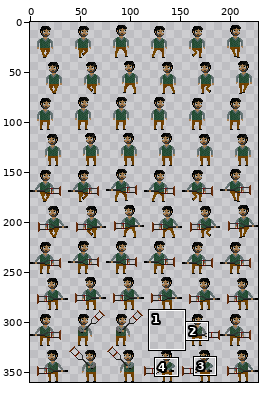
One commit to this sprite sheet: www/img/player.png. The first picture is a wide view before the edit; the outline marks the close-up.
Close-up. The starting point:
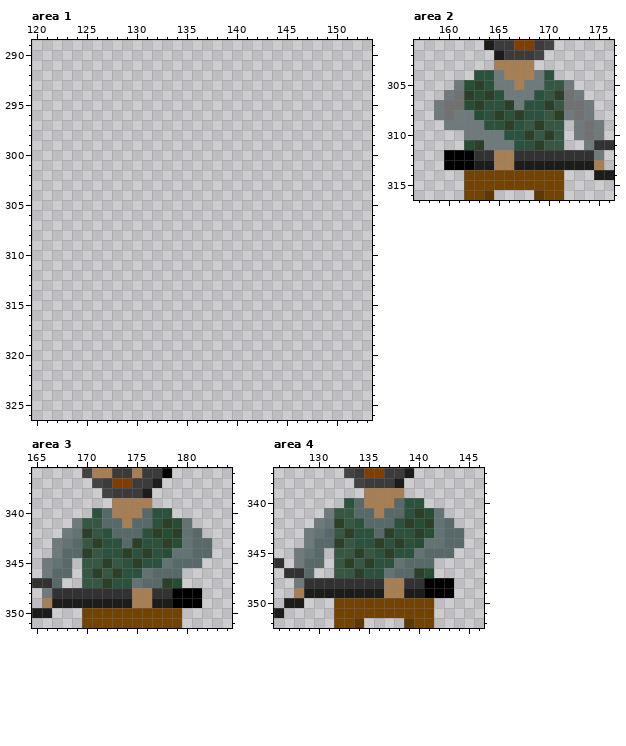
The file is 228x360 pixels. Colours within 5 levels of each other are drawn and written as one. Shown: area 1: x 120..153, y 289..326; area 2: x 157..176, y 301..316; area 3: x 165..184, y 336..351; area 4: x 126..146, y 337..352. The commit also changed other parts of the picture, which this record leaves out.
After:
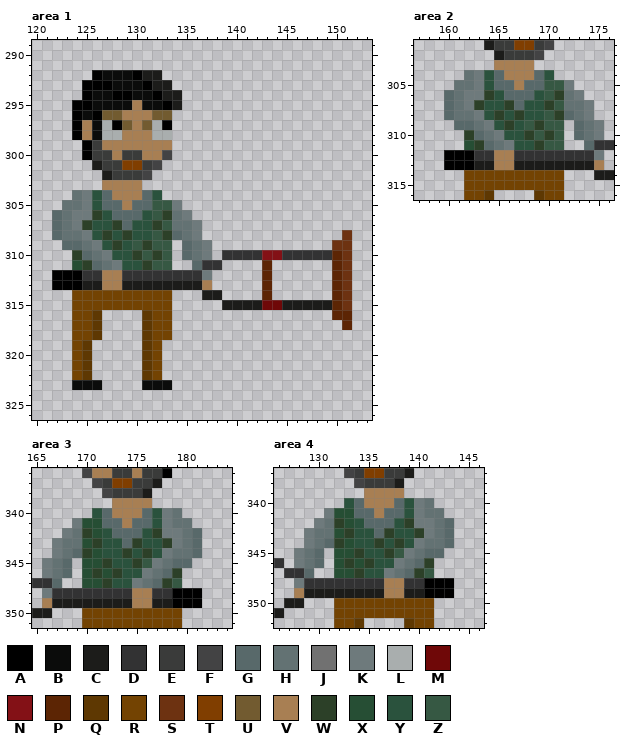
Palette (. is transparent): A #000000  B #0b0c0b  C #1c1c1a  D #323233  E #3a3b3a  F #434344  G #58696a  H #637273  J #717171  K #6e7a7c  L #a9aeae  M #6f0808  N #831116  P #5c2504  Q #5e3802  R #734302  S #6d3211  T #803e00  U #725b30  V #a87f53  W #2c4028  X #264e34  Y #2a523d  Z #365843
The edit:
Area 1:
y 292: x 126..132 ....... -> ABBBACC
y 293: x 125..133 ......... -> AAABBBACC
y 294: x 125..134 .......... -> ABBAABBACC
y 295: x 124..134 ........... -> AABBBBVBBAC
y 296: x 124..133 .......... -> ABAUUVVVUU
y 297: x 124..133 .......... -> AVBLAUVULA
y 298: x 124..133 .......... -> AVBLLVVVLL
y 299: x 125..133 ......... -> AEVVVVVVV
y 300: x 125..133 ......... -> AEEVEEVVF
y 301: x 126..132 ....... -> CEETTEF
y 302: x 127..131 ..... -> CEEEF
y 303: x 127..130 .... -> VVVV
y 304: x 124..132 ......... -> HKYGVVVGY
y 305: x 123..134 ............ -> HHKYGGVGGZZK
y 306: x 122..135 .............. -> GHKKWYGGGYZWHK
y 307: x 122..136 ............... -> GHKWYYWGYYWZHHK
y 308: x 122..136 ............... -> GHHKYWYWYYZWGHK; x 151 . -> S
y 309: x 123..133 ........... -> GGHKYWYZWZZ; x 135..137 ... -> GHK; x 150..151 .. -> SS
y 310: x 124..133 .......... -> WGHKYYWZWZ; x 135..137 ... -> GHK; x 139..151 ............. -> DDDDNNDDDDDPS
y 311: x 124..133 .......... -> XWGHKYYWZZ; x 136..138 ... -> GDD; x 143 . -> P; x 150..151 .. -> PS
y 312: x 122..137 ................ -> AAADDVVDDDDDDDDK; x 143 . -> P; x 150..151 .. -> PS
y 313: x 122..137 ................ -> AAACCVVCCCCCCCCV; x 143 . -> P; x 150..151 .. -> PS
y 314: x 124..133 .......... -> RRRRRRRRRR; x 137..138 .. -> CC; x 143 . -> P; x 150..151 .. -> PS
y 315: x 124..133 .......... -> RRRRRRRRRR; x 139..151 ............. -> CCCCMMCCCCCPS
y 316: x 124..126 ... -> RRQ; x 131..133 ... -> QRR; x 150..151 .. -> PP
y 317: x 124..126 ... -> RRQ; x 131..133 ... -> QRR; x 151 . -> P
y 318: x 124..126 ... -> RRQ; x 131..133 ... -> QRR
y 319..322: x 124..125 .. -> RQ; x 131..132 .. -> QR
y 323: x 124..126 ... -> BBB; x 131..133 ... -> BBB
Area 2:
y 304: x 162..163 .Y -> HK; x 165 K -> G; x 169 K -> G
y 305: x 161..163 KXW -> HHK; x 165..166 KK -> GG; x 168..169 KK -> GG
y 306: x 160..163 KJWX -> GHKK; x 166..168 KKK -> GGG; x 172 J -> H
y 307: x 159..162 KJJX -> .GHK; x 167 K -> G; x 172..173 JJ -> HH
y 308: x 159..163 KJKKX -> .GHHK; x 172..173 KJ -> GH
y 309: x 160..164 KKKKY -> .GGHK; x 173..174 KJ -> GH
y 310: x 162..164 KKK -> WGH; x 173..174 KJ -> GH
y 311: x 164..165 KK -> GH; x 174 K -> G
Area 3:
y 340: x 178..179 Y. -> KH
y 341: x 170..171 ZZ -> XX; x 178..179 WX -> KH
y 342: x 171 Z -> X; x 178..179 XW -> KK
y 343: x 169..170 GZ -> HX; x 179 X -> K; x 182 G -> .
y 344: x 168 G -> H; x 171 Z -> X; x 178 X -> K; x 182 G -> .
y 345: x 170..171 ZZ -> XX; x 173 Z -> Y; x 176..177 YY -> ZK; x 181 G -> .
y 346: x 167 G -> H; x 170 Z -> X; x 172 Z -> X; x 176..177 HG -> KH; x 179 G -> W
y 347: x 170..171 ZZ -> XX; x 175..176 HG -> KH; x 179 X -> Z
Area 4:
y 340: x 140..141 Y. -> KH
y 341: x 132..133 ZZ -> XX; x 140..141 WX -> KH
y 342: x 133 Z -> X; x 140..141 XW -> KK
y 343: x 131..132 GZ -> HX; x 141 X -> K; x 144 G -> .
y 344: x 130 G -> H; x 133 Z -> X; x 140 X -> K; x 144 G -> .
y 345: x 132..133 ZZ -> XX; x 135 Z -> Y; x 138..139 YY -> ZK; x 143 G -> .
y 346: x 129 G -> H; x 132 Z -> X; x 134 Z -> X; x 138..139 HG -> KH; x 141 G -> W
y 347: x 132..133 ZZ -> XX; x 137..138 HG -> KH; x 141 X -> Z
Boxes around the changes in both close-ups, in picture pixels (x1, y1, x2, y2):
added: (52, 70, 352, 390)
changed: (434, 70, 594, 150)
changed: (52, 508, 212, 588)
changed: (304, 498, 464, 578)
